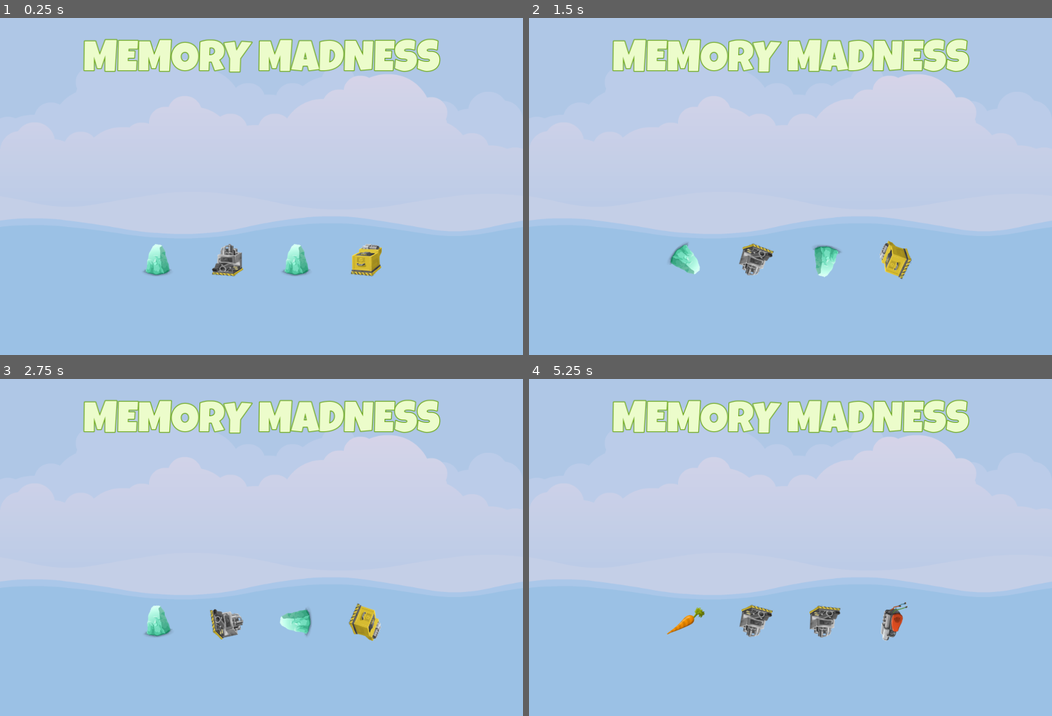
Above: before the commit, frames 1-4 (two rows, left to right).
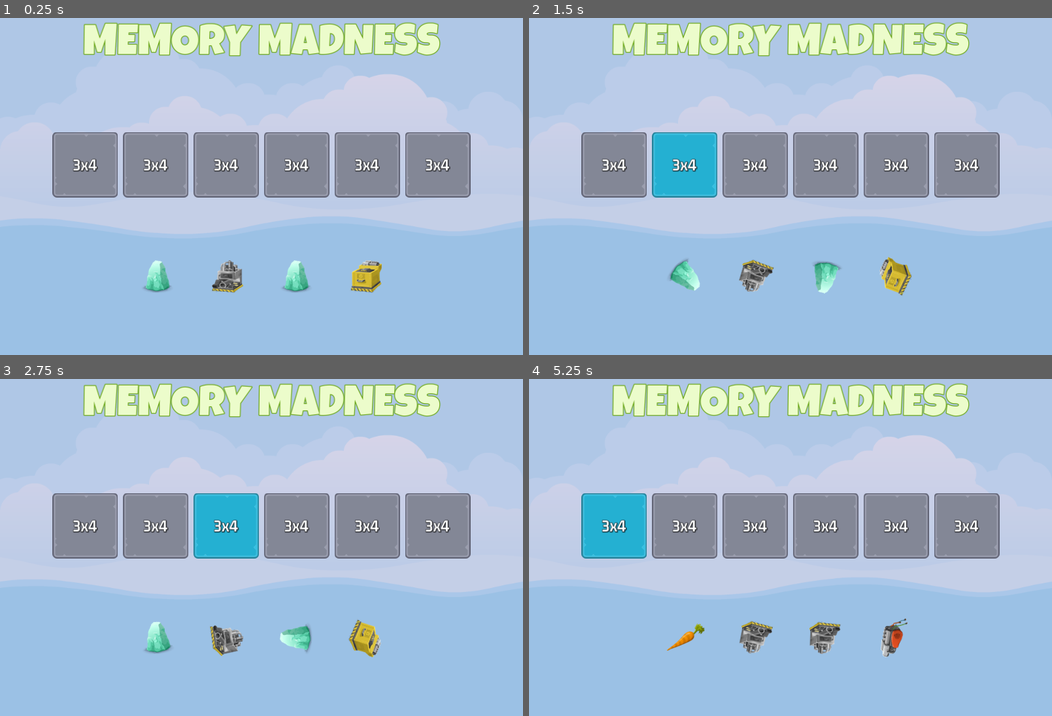
Above: after the commit, the same moments.

Repository: fj0lverkr/MemoryMadness
Game: Godot game, scene res://scenes/master/master.tscn
The game is run twice, just before and just after one commit, with the same random seed, the same clock (stepped at 60 frames per second) and the same inputs.
Inputs (mouse positions are in pixels of both pictures, inside the frame that each line leads up to):
- Up to frame 1 (0.25 s): no input
- Up to frame 2 (1.5 s): click (612, 166) at 0.5 s, where only the run after the commit has a clickable "3x4"; click (685, 166) at 1.25 s, where only the run after the commit has a clickable "3x4"
- Up to frame 3 (2.75 s): click (224, 527) at 2 s, where only the run after the commit has a clickable "3x4"
- Up to frame 4 (5.25 s): click (827, 527) at 2.75 s, where only the run after the commit has a clickable "3x4"; click (895, 527) at 3.5 s, where only the run after the commit has a clickable "3x4"; click (968, 527) at 4.25 s, where only the run after the commit has a clickable "3x4"; click (612, 527) at 5 s, where only the run after the commit has a clickable "3x4"

The runs differ from the first frame. In frame 1, 24% of the frame differs, in the area x 10-90%, y 1-82%; in frame 2, 24%; in frame 3, 24%, in the area x 10-90%, y 1-83%; in frame 4, 24%.

Commit message:
add buttons

Diff:
--- /dev/null
+++ b/label_settings/GM_32_white.tres
@@ -0,0 +1,11 @@
+[gd_resource type="LabelSettings" load_steps=2 format=3 uid="uid://bqipv71xpgcof"]
+
+[ext_resource type="FontFile" uid="uid://dwdegkfpwi8g2" path="res://assets/fonts/gemunu-libre-v8-latin-700.ttf" id="1_mh0x6"]
+
+[resource]
+font = ExtResource("1_mh0x6")
+font_size = 32
+outline_size = 3
+outline_color = Color(0, 0, 0, 0.768627)
+shadow_size = 4
+shadow_color = Color(0, 0, 0, 0.486275)
--- /dev/null
+++ b/scenes/level_button/level_button.gd
@@ -0,0 +1,15 @@
+extends TextureButton
+
+@onready var level_label: Label = $LevelLabel
+@onready var button_sound: AudioStreamPlayer = $Sound
+
+var level_number: int = 0
+
+# Called when the node enters the scene tree for the first time.
+func _ready() -> void:
+	level_label.text = "3x4"
+
+
+# Called every frame. 'delta' is the elapsed time since the previous frame.
+func _process(delta):
+	pass
--- /dev/null
+++ b/scenes/level_button/level_button.tscn
@@ -0,0 +1,39 @@
+[gd_scene load_steps=6 format=3 uid="uid://cmpdsasddu7gq"]
+
+[ext_resource type="Texture2D" uid="uid://cxxgctnw6v44p" path="res://assets/ui/level_select_frame_128.png" id="1_fggww"]
+[ext_resource type="Texture2D" uid="uid://dse1s6pl53ouu" path="res://assets/ui/level_select_frame_select_128.png" id="2_guib8"]
+[ext_resource type="Texture2D" uid="uid://dswth7f1gvi8x" path="res://assets/ui/level_select_frame_hover_128.png" id="3_1756p"]
+[ext_resource type="Script" path="res://scenes/level_button/level_button.gd" id="4_1vxqx"]
+[ext_resource type="LabelSettings" uid="uid://bqipv71xpgcof" path="res://label_settings/GM_32_white.tres" id="4_pyafc"]
+
+[node name="LevelButton" type="TextureButton"]
+anchors_preset = 8
+anchor_left = 0.5
+anchor_top = 0.5
+anchor_right = 0.5
+anchor_bottom = 0.5
+offset_left = -64.0
+offset_top = -64.0
+offset_right = 64.0
+offset_bottom = 64.0
+grow_horizontal = 2
+grow_vertical = 2
+pivot_offset = Vector2(64, 64)
+texture_normal = ExtResource("1_fggww")
+texture_pressed = ExtResource("2_guib8")
+texture_hover = ExtResource("3_1756p")
+script = ExtResource("4_1vxqx")
+
+[node name="LevelLabel" type="Label" parent="."]
+layout_mode = 1
+anchors_preset = 15
+anchor_right = 1.0
+anchor_bottom = 1.0
+grow_horizontal = 2
+grow_vertical = 2
+text = "0x0"
+label_settings = ExtResource("4_pyafc")
+horizontal_alignment = 1
+vertical_alignment = 1
+
+[node name="Sound" type="AudioStreamPlayer" parent="."]
--- a/scenes/main_screen/main_screen.tscn
+++ b/scenes/main_screen/main_screen.tscn
@@ -1,7 +1,8 @@
-[gd_scene load_steps=4 format=3 uid="uid://df28w3p6sq8xq"]
+[gd_scene load_steps=5 format=3 uid="uid://df28w3p6sq8xq"]
 
 [ext_resource type="FontFile" uid="uid://uatgtpb0skgo" path="res://assets/fonts/LuckiestGuy-Regular.ttf" id="1_j7p6f"]
 [ext_resource type="PackedScene" uid="uid://dyv3cl2rncwtj" path="res://scenes/front_sprite/front_sprite.tscn" id="2_jvvso"]
+[ext_resource type="PackedScene" uid="uid://cmpdsasddu7gq" path="res://scenes/level_button/level_button.tscn" id="2_p0ysk"]
 
 [sub_resource type="LabelSettings" id="LabelSettings_wywq2"]
 font = ExtResource("1_j7p6f")
@@ -53,6 +54,25 @@
 [node name="HBLevels" type="HBoxContainer" parent="VBoxContainer"]
 layout_mode = 2
 size_flags_horizontal = 4
+theme_override_constants/separation = 10
+
+[node name="LevelButton" parent="VBoxContainer/HBLevels" instance=ExtResource("2_p0ysk")]
+layout_mode = 2
+
+[node name="LevelButton2" parent="VBoxContainer/HBLevels" instance=ExtResource("2_p0ysk")]
+layout_mode = 2
+
+[node name="LevelButton3" parent="VBoxContainer/HBLevels" instance=ExtResource("2_p0ysk")]
+layout_mode = 2
+
+[node name="LevelButton4" parent="VBoxContainer/HBLevels" instance=ExtResource("2_p0ysk")]
+layout_mode = 2
+
+[node name="LevelButton5" parent="VBoxContainer/HBLevels" instance=ExtResource("2_p0ysk")]
+layout_mode = 2
+
+[node name="LevelButton6" parent="VBoxContainer/HBLevels" instance=ExtResource("2_p0ysk")]
+layout_mode = 2
 
 [node name="Spacer3" type="Control" parent="VBoxContainer"]
 layout_mode = 2
